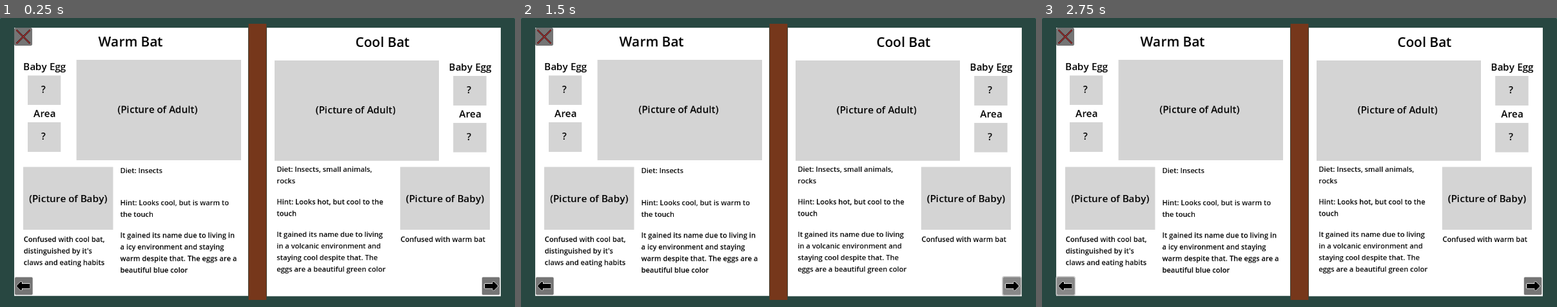
Above: before the commit, frames 1-3 (left to right).
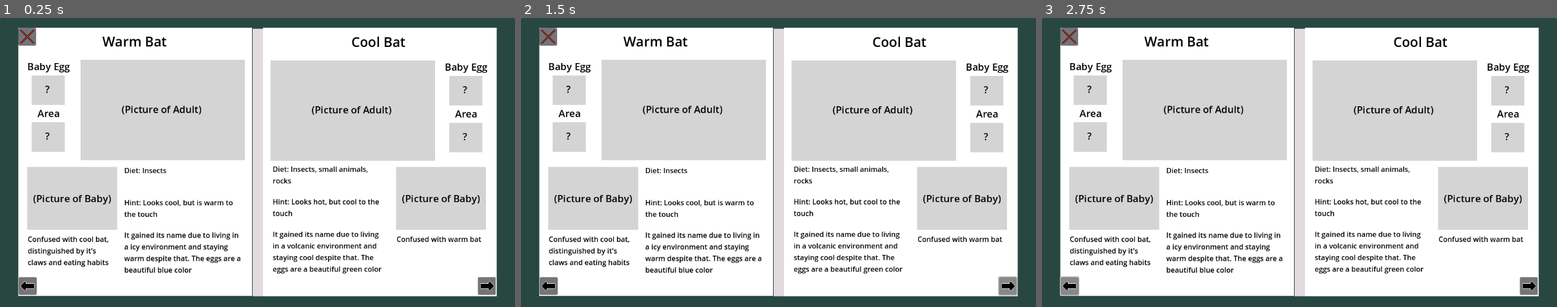
Above: after the commit, the same moments.

Repository: FrostyEmby/cafe-dot-secret-ingredient
Game: Godot game, scene res://scenes/bestiary.tscn
Two runs of this game, one before a commit and one after it. Both use one fixed random seed, a clock stepped at 60 frames per second and the inputs below. This scene is started directly instead of the project's main scene.
Inputs (mouse positions are in pixels of both pictures, inside the frame that each line leads up to):
- Up to frame 1 (0.25 s): no input
- Up to frame 2 (1.5 s): click (1010, 286) at 0.5 s; click (1010, 286) at 1.25 s
- Up to frame 3 (2.75 s): click (1067, 286) at 2 s

The runs differ from the first frame. In frame 1, 14% of the frame differs, in the area x 2-98%, y 2-98%; in frame 2, 14%; in frame 3, 14%.

Commit message:
Additional bestiary changes
Added a shading effect

Diff:
--- a/resources/fire-moth.tres
+++ b/resources/fire-moth.tres
@@ -7,7 +7,7 @@
 name = "Fire Moth"
 diet = "Insects, small animals"
 hint = "Red hair, glows"
-confused_with = "Electric dragonfly"
-description = "Attracted to dark areas"
+confused_with = "electric dragonfly"
+description = "Attracted to dark areas. The eggs are in clusters with a dirty yellow"
 incubator = 2
 metadata/_custom_type_script = "uid://cqr8dj8toeqen"
--- a/scenes/bestiary.tscn
+++ b/scenes/bestiary.tscn
@@ -54,9 +54,9 @@
 
 [node name="Left Page" type="ColorRect" parent="."]
 layout_mode = 0
-offset_left = 32.0
+offset_left = 41.0
 offset_top = 22.0
-offset_right = 555.0
+offset_right = 564.0
 offset_bottom = 623.0
 
 [node name="Creature Name" type="Label" parent="Left Page"]
@@ -213,17 +213,17 @@
 
 [node name="Binding" type="ColorRect" parent="."]
 layout_mode = 0
-offset_left = 556.0
-offset_top = 13.0
-offset_right = 596.0
-offset_bottom = 632.0
-color = Color(0.46316057, 0.21423924, 0.104590826, 1)
+offset_left = 565.0
+offset_top = 24.0
+offset_right = 590.0
+offset_bottom = 624.0
+color = Color(0.88629234, 0.85544294, 0.86880356, 1)
 
 [node name="Right Page" type="ColorRect" parent="."]
 layout_mode = 0
-offset_left = 597.0
+offset_left = 588.0
 offset_top = 22.0
-offset_right = 1120.0
+offset_right = 1111.0
 offset_bottom = 624.0
 
 [node name="Creature Name" type="Label" parent="Right Page"]
